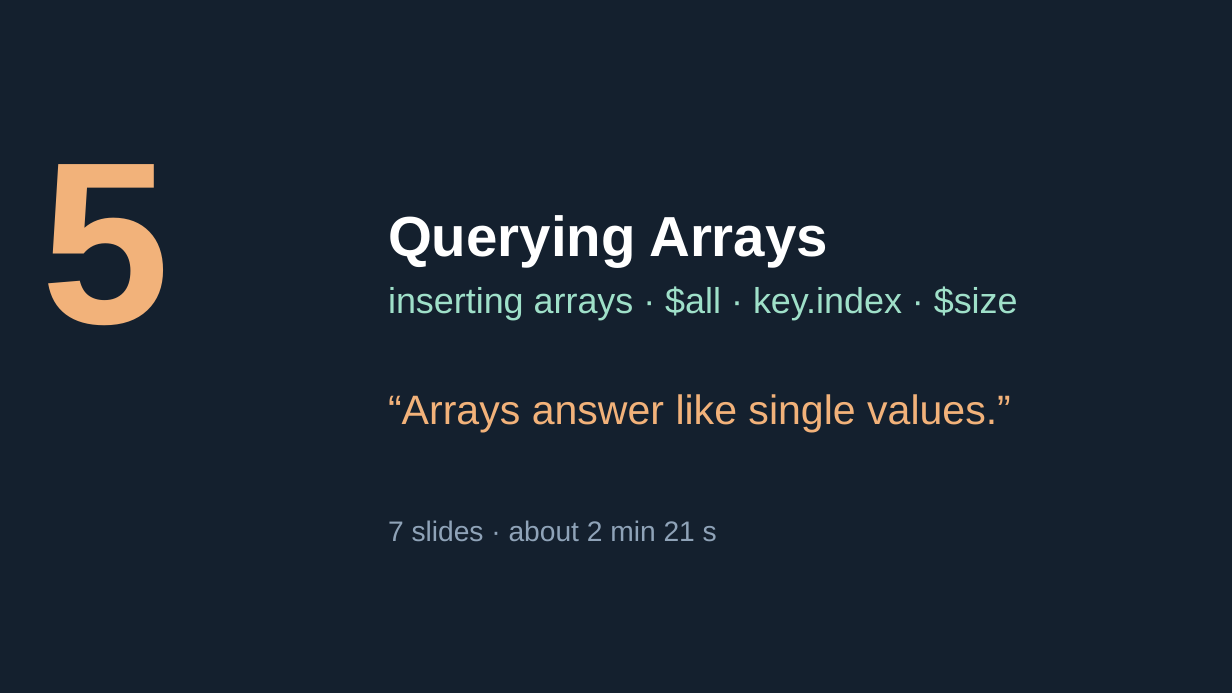
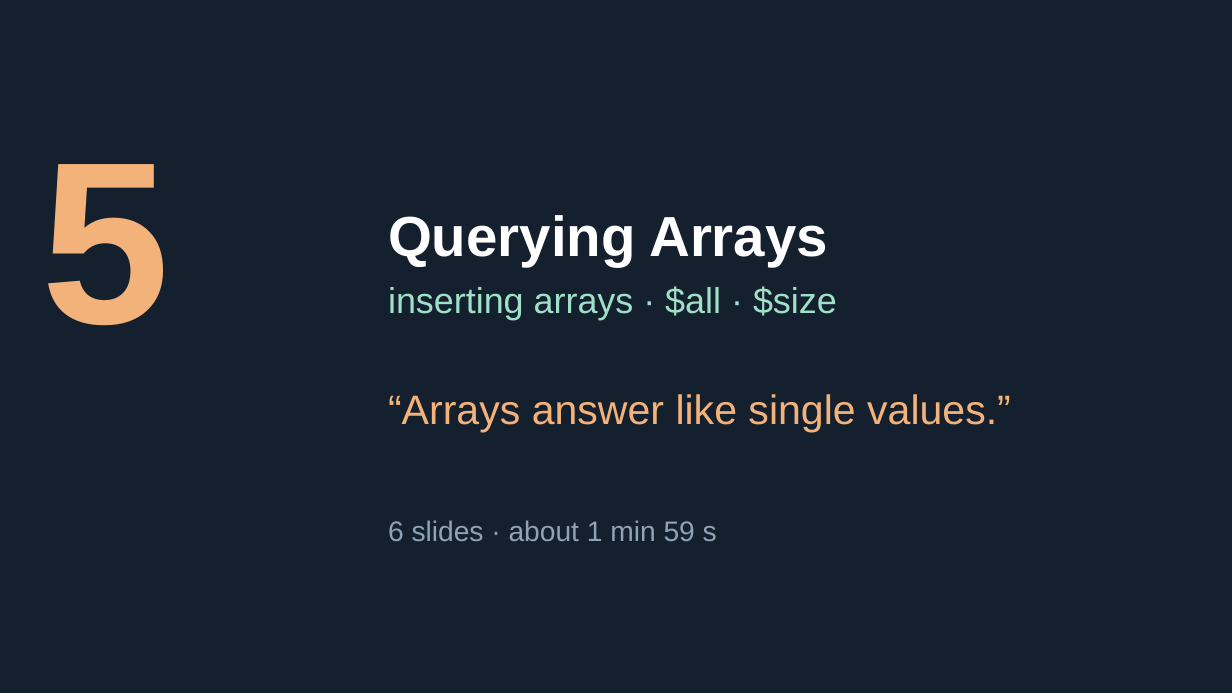
Before and after one commit to Tiredicey/ADBS, a slide deck: slide 47 of 01_FULL_DECK/ADBS_FULL_answer_key.pptx (slide 48 before the commit). Drawn at 1232x693 pixels with LibreOffice and Linux fonts; fonts in the diff are those of the drawing. Boxes give left, top, right and bottom in pixels: in the first picture for what was removed or moved away, otherwise in the second. Text is boxed around its words. In the diff, an @@ line names an element or a change of style, - is before the commit and + after.

```diff
--- a/01_FULL_DECK/ADBS_FULL_answer_key.pptx
+++ b/01_FULL_DECK/ADBS_FULL_answer_key.pptx
@@ text at (388,286,837,320): text changed @@
-inserting arrays · $all · key.index · $size
+inserting arrays · $all · $size
@@ text at (388,520,717,541): text changed @@
-7 slides · about 2 min 21 s
+6 slides · about 1 min 59 s
```
Also in this commit, not shown: 25 other slides changed, 3 slides removed, 5 other files.
